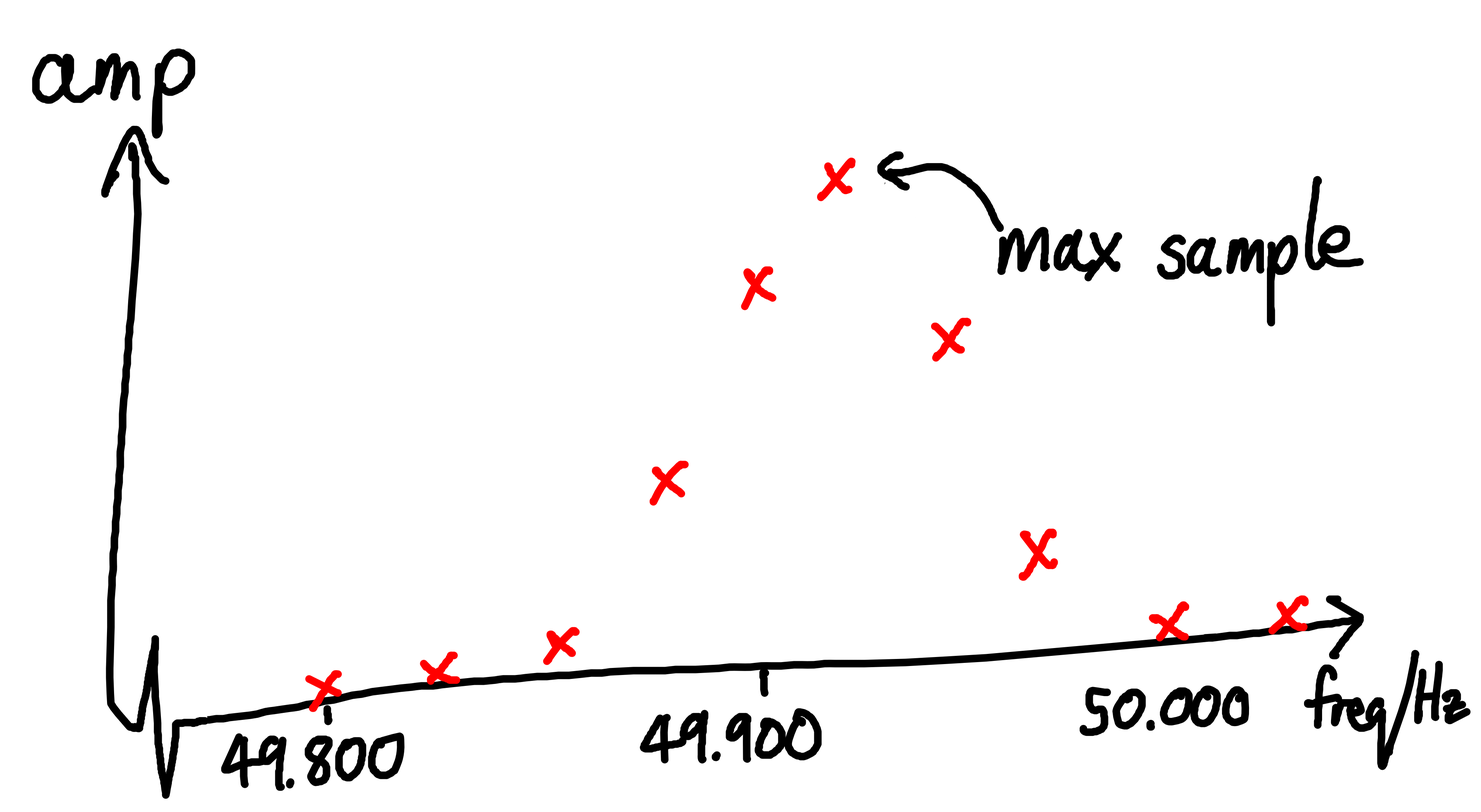
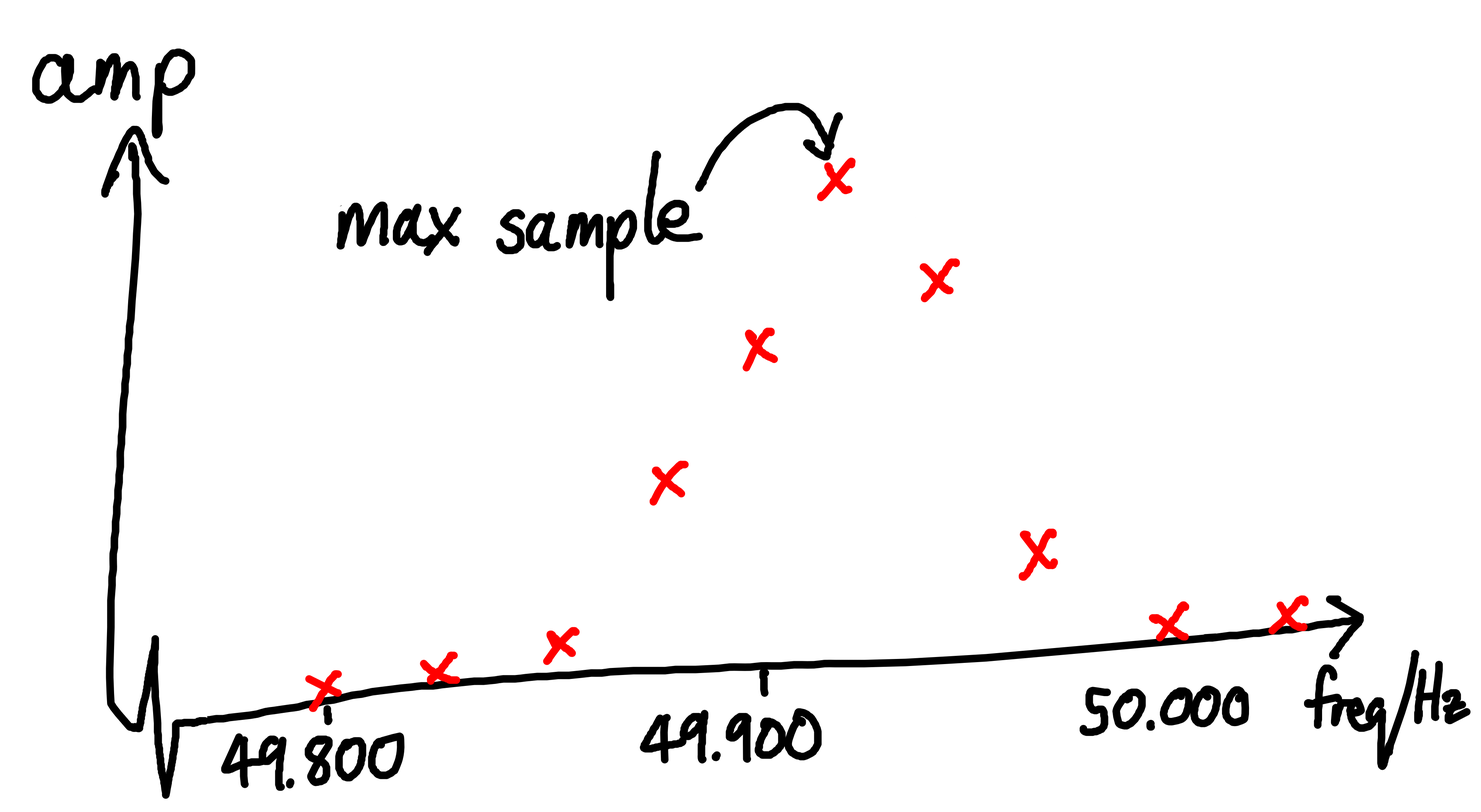
Layers edited between the first and the second (1481, 812) image:
painted on "Paint Layer 1" over [336, 102, 1364, 372]
